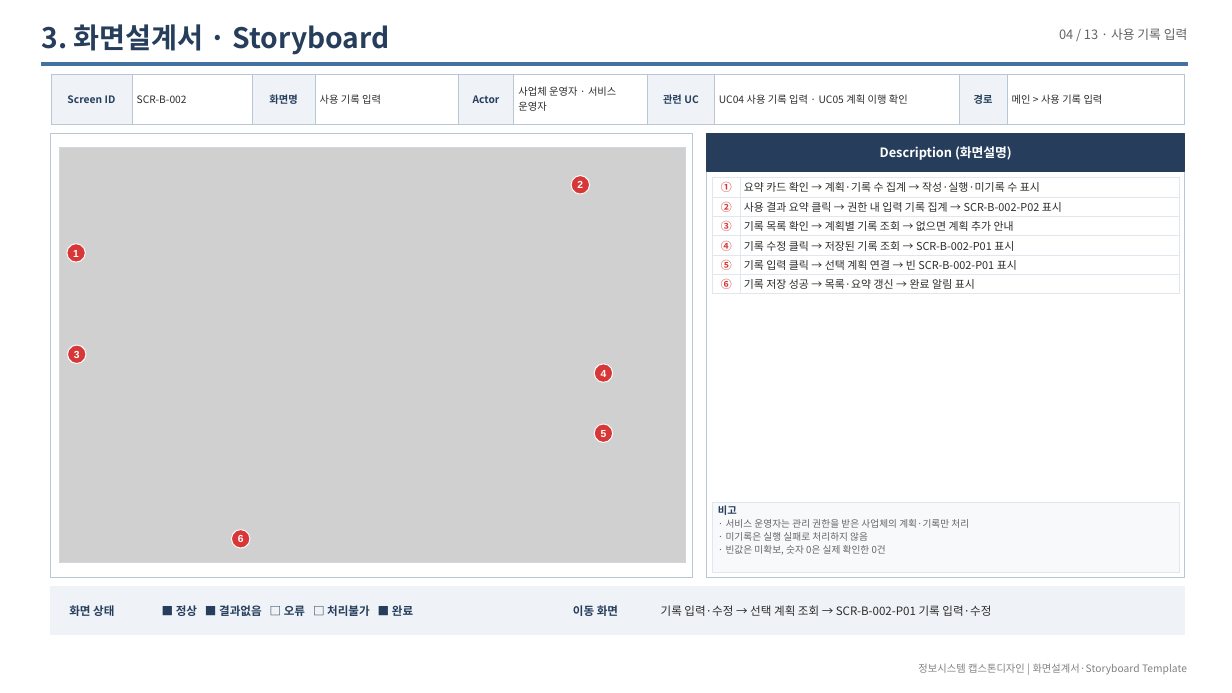
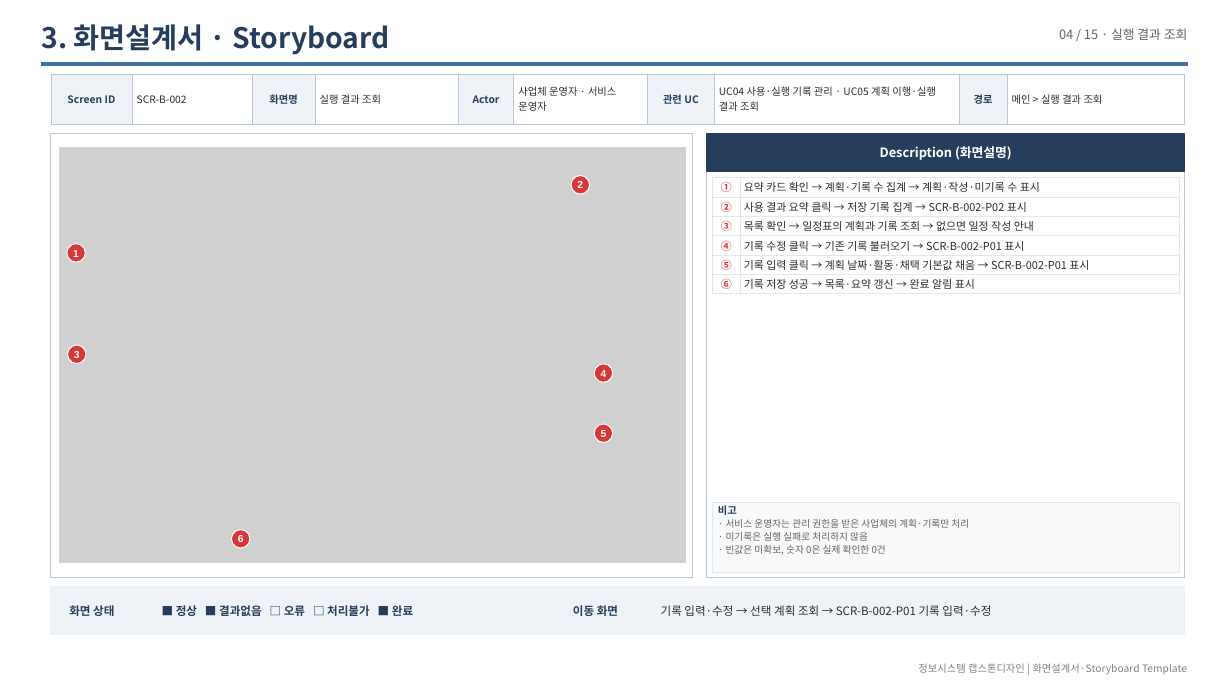
Before and after one commit to LSB-afk/-Information-Systems-Capstone-Design, a slide deck: slide 24 of 00_제출/Red 화면설계서_20260927.pptx (slide 22 before the commit). Drawn at 1232x693 pixels with LibreOffice and Linux fonts; fonts in the diff are those of the drawing; grey boxes stand for pictures. Boxes give left, top, right and bottom in pixels: in the first picture for what was removed or moved away, otherwise in the second. Text is boxed around its words. In the diff, an @@ line names an element or a change of style, - is before the commit and + after.

Commit message:
Keep screen specifications aligned with the revised Make flow
Constraint: Preserve the supplied template and use only the two confirmed actors.
Confidence: high
Scope-risk: narrow
Tested: 32 PDF pages; 141 descriptions and markers; 27 capture hashes; unchanged theme, master and layout parts; PPT package, geometry, font and import checks.
Not-tested: Final PowerPoint native rendering; final alignment of the original PROJECT and Use Case Diagram.

```diff
--- a/00_제출/Red 화면설계서_20260927.pptx
+++ b/00_제출/Red 화면설계서_20260927.pptx
@@ text at [1059, 28, 1188, 40]: text changed @@
-04 / 13 · 사용 기록 입력
+04 / 15 · 실행 결과 조회
@@ table at [51, 74, 1185, 166] @@
-row 1: Screen ID | SCR-B-002 | 화면명 | 사용 기록 입력 | Actor | 사업체 운영자 · 서비스 운영자 | 관련 UC | UC04 사용 기록 입력 · UC05 계획 이행 확인 | 경로 | 메인 > 사용 기록 입력
+row 1: Screen ID | SCR-B-002 | 화면명 | 실행 결과 조회 | Actor | 사업체 운영자 · 서비스 운영자 | 관련 UC | UC04 사용·실행 기록 관리 · UC05 계획 이행·실행 결과 조회 | 경로 | 메인 > 실행 결과 조회
@@ table at [713, 177, 1179, 293] @@
-row 1, column 2: 요약 카드 확인 → 계획·기록 수 집계 → 작성·실행·미기록 수 표시
+row 1, column 2: 요약 카드 확인 → 계획·기록 수 집계 → 계획·작성·미기록 수 표시
-row 2, column 2: 사용 결과 요약 클릭 → 권한 내 입력 기록 집계 → SCR-B-002-P02 표시
+row 2, column 2: 사용 결과 요약 클릭 → 저장 기록 집계 → SCR-B-002-P02 표시
-row 3, column 2: 기록 목록 확인 → 계획별 기록 조회 → 없으면 계획 추가 안내
+row 3, column 2: 목록 확인 → 일정표의 계획과 기록 조회 → 없으면 일정 작성 안내
-row 4, column 2: 기록 수정 클릭 → 저장된 기록 조회 → SCR-B-002-P01 표시
+row 4, column 2: 기록 수정 클릭 → 기존 기록 불러오기 → SCR-B-002-P01 표시
-row 5, column 2: 기록 입력 클릭 → 선택 계획 연결 → 빈 SCR-B-002-P01 표시
+row 5, column 2: 기록 입력 클릭 → 계획 날짜·활동·채택 기본값 채움 → SCR-B-002-P01 표시
```
Also in this commit, not shown: 28 other slides changed, 2 slides added, 7 other files.
